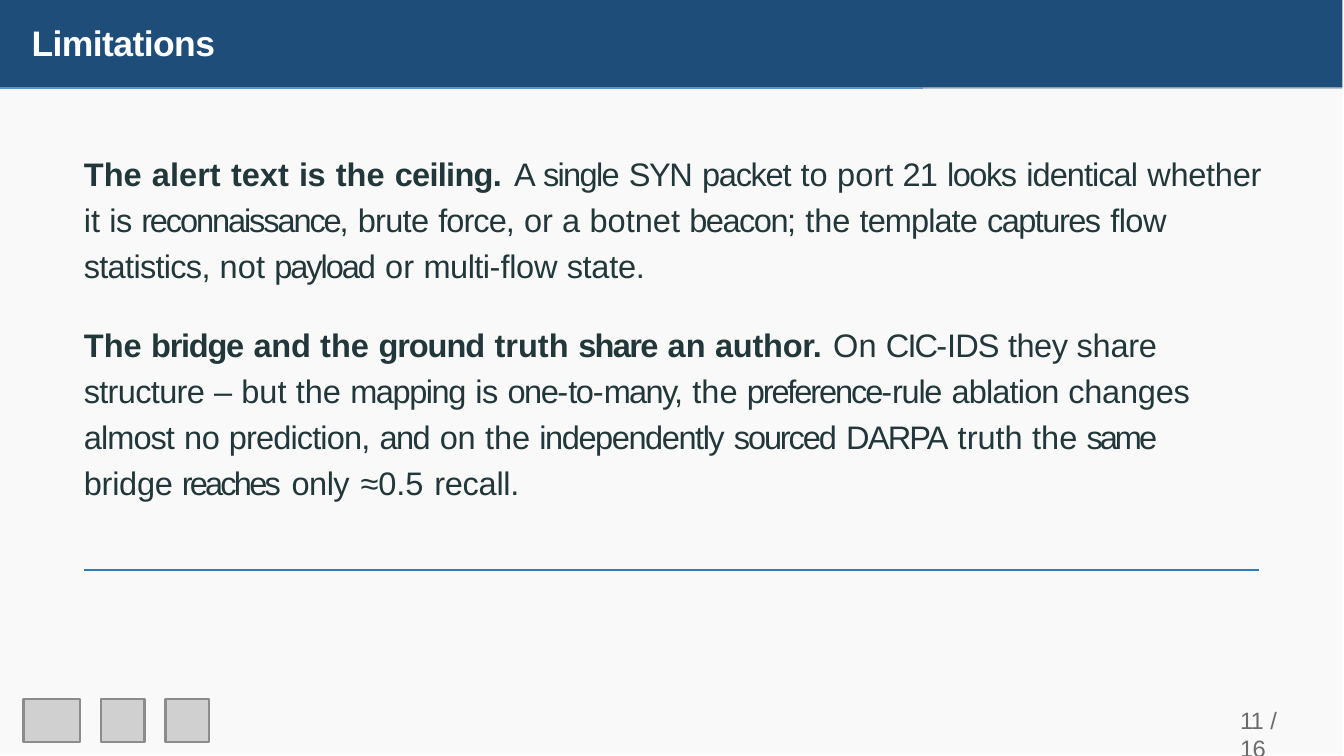
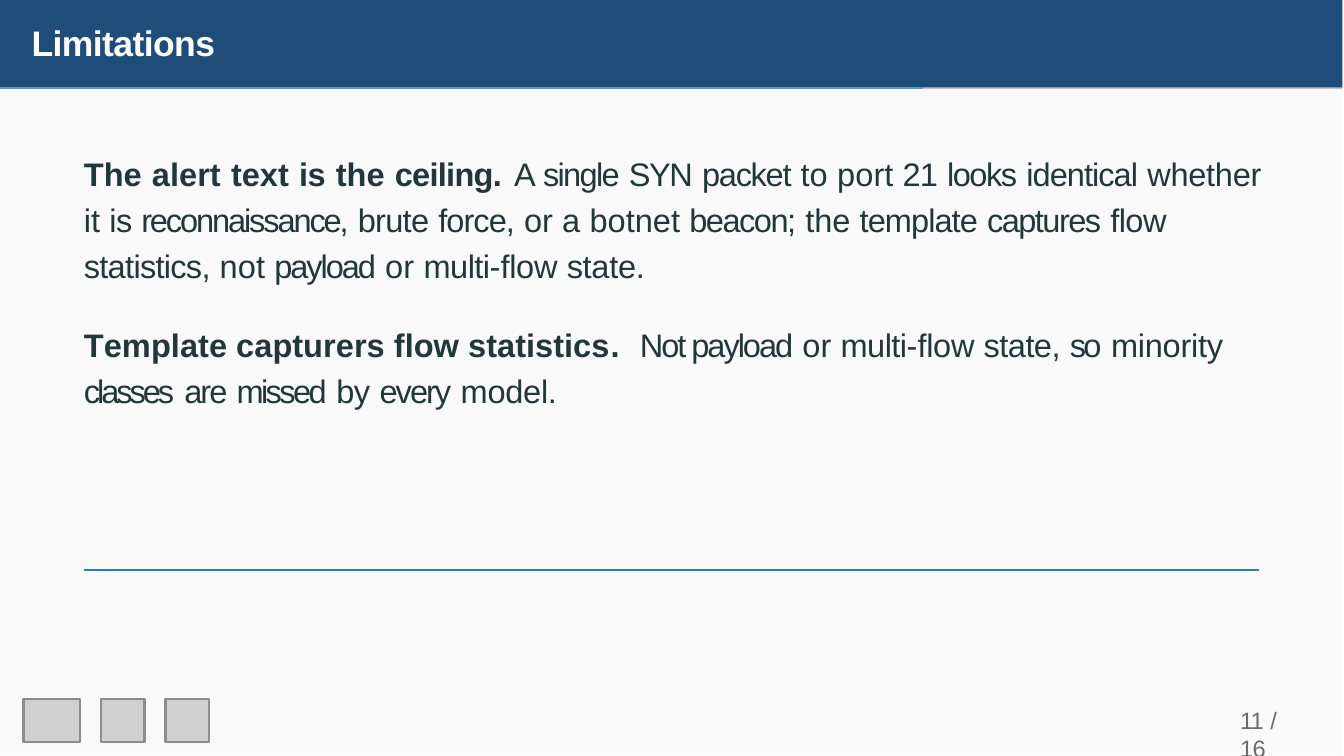
Before and after one commit to Joel89899/RAG-Based-Incident-Reporting-on-SIEM-Log-Streams, a slide deck: slide 12 of IACyC_2026_Joel_Mwende_ppt.pptx. Drawn at 1344x756 pixels with LibreOffice and Linux fonts; fonts in the diff are those of the drawing; grey boxes stand for pictures. Boxes give left, top, right and bottom in pixels: in the first picture for what was removed or moved away, otherwise in the second. Text is boxed around its words. In the diff, an @@ line names an element or a change of style, - is before the commit and + after.

```diff
--- a/IACyC_2026_Joel_Mwende_ppt.pptx
+++ b/IACyC_2026_Joel_Mwende_ppt.pptx
@@ text at [84, 333, 1223, 409]: text changed @@
-The bridge and the ground truth share an author. On CIC-IDS they share structure – but the mapping is one-to-many, the preference-rule ablation changes almost no prediction, and on the independently sourced DARPA truth the same bridge reaches only ≈0.5 recall.
+Template capturers flow statistics. Not payload or multi-flow state, so minority classes are missed by every model.
```
Also in this commit, not shown: 7 other slides changed.
